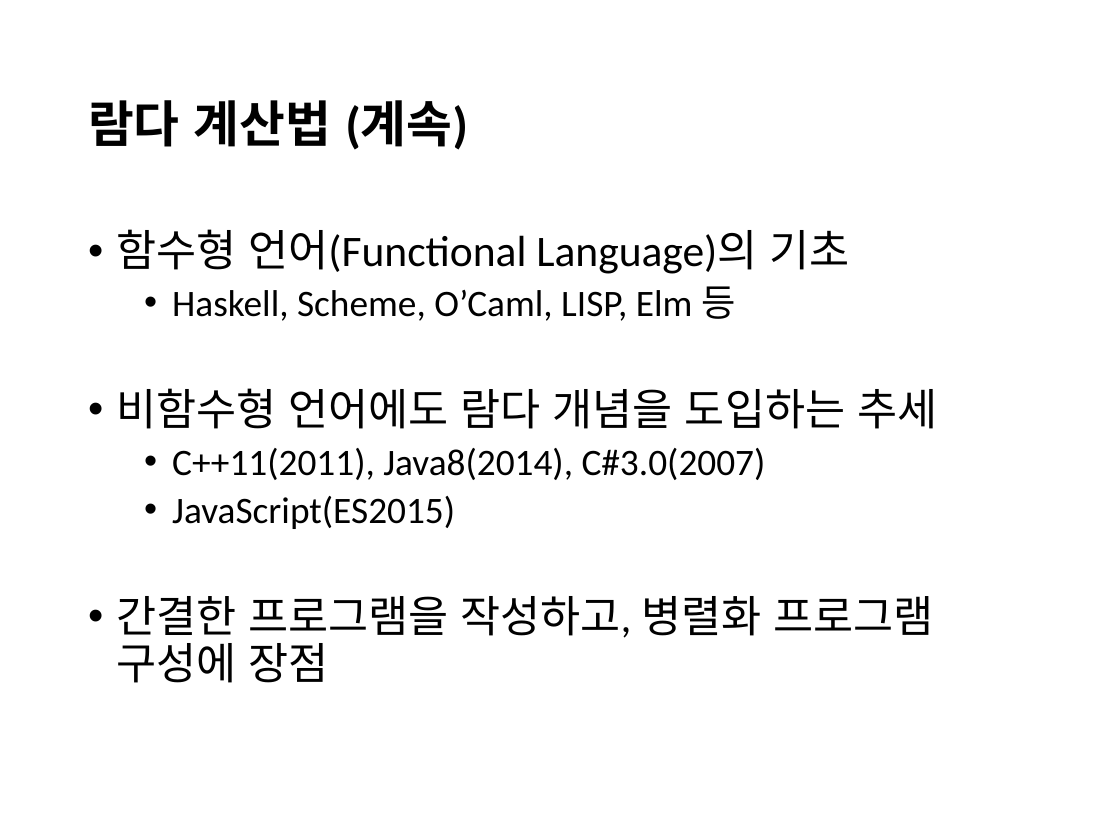
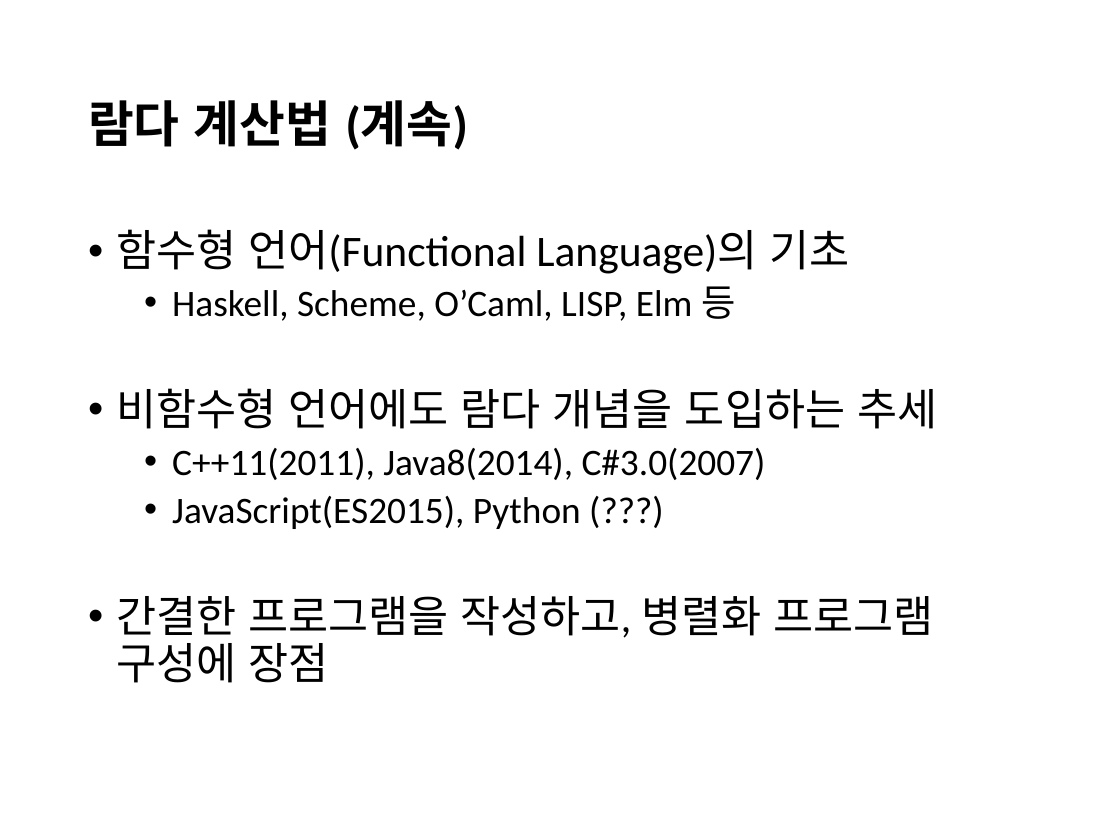
Before and after one commit to kwanghoon/fpstudy, a slide deck: slide 4 of lambda/cpp/lambda_cpp.pptx. Drawn at 1120x840 pixels with LibreOffice and Linux fonts; fonts in the diff are those of the drawing. Boxes give left, top, right and bottom in pixels: in the first picture for what was removed or moved away, otherwise in the second. Text is boxed around its words. In the diff, an @@ line names an element or a change of style, - is before the commit and + after.

```diff
--- a/lambda/cpp/lambda_cpp.pptx
+++ b/lambda/cpp/lambda_cpp.pptx
@@ text at <box>172,496,581,529</box>: text changed @@
-  • JavaScript(ES2015)
+  • JavaScript(ES2015), Python (???)
```
Also in this commit, not shown: 2 other slides changed.
